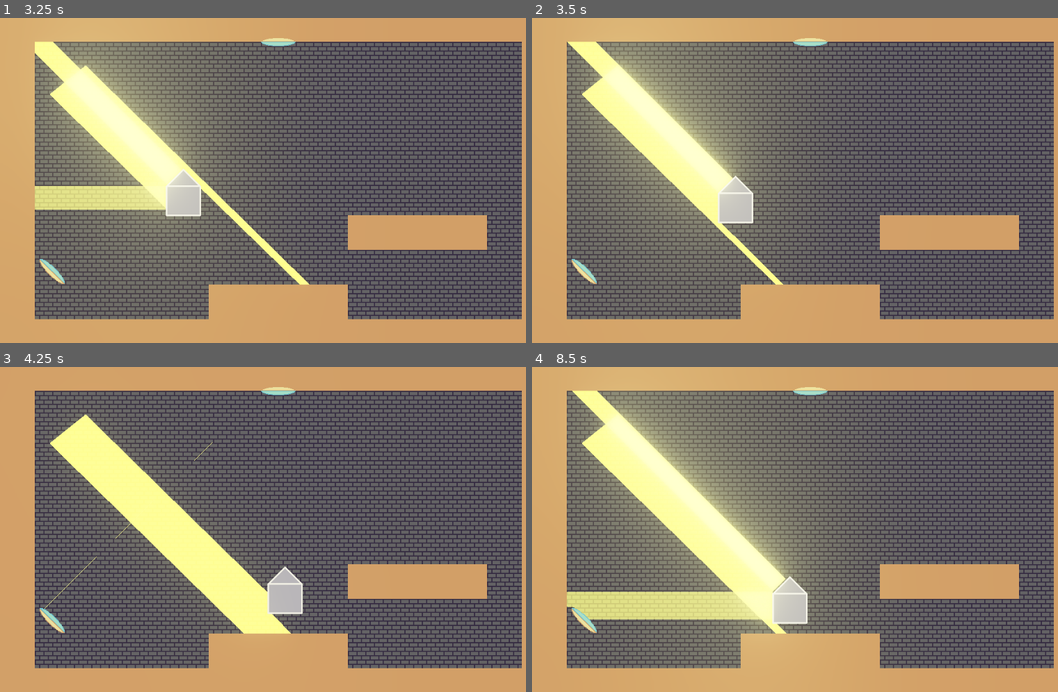
Above: before the commit, frames 1-4 (two rows, left to right).
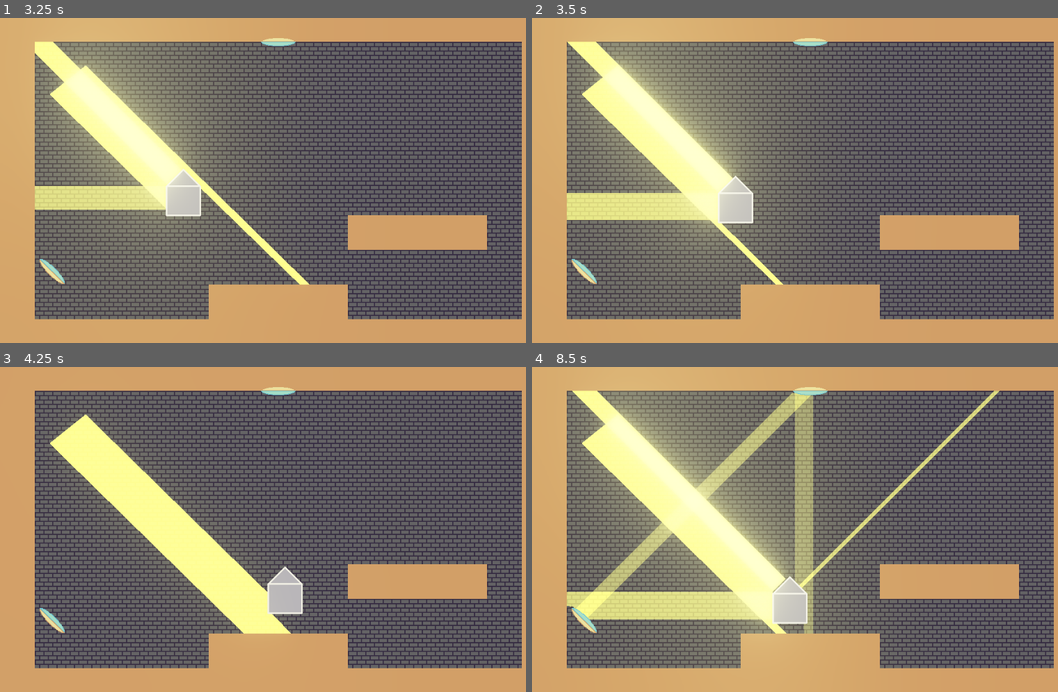
Above: after the commit, the same moments.

Repository: marc-jones/game-off-2022
Game: Godot game, scene res://nodes/PlayState.tscn
The game is run twice, just before and just after one commit, with the same random seed, the same clock (stepped at 60 frames per second) and the same inputs.
Inputs:
- Up to frame 1 (3.25 s): tap Enter at 0.5 s; hold Right (move_right) 0.53-2.03 s; tap Space (jump) at 0.77, 1.52, 3.02 s; hold Left (move_left) 2.03-2.78 s; hold Right (move_right) from 2.78 s (still down)
- Up to frame 2 (3.5 s): keep holding Right (move_right)
- Up to frame 3 (4.25 s): keep holding Right (move_right); tap Space (jump) at 3.77 s
- Up to frame 4 (8.5 s): release Right (move_right) at 4.28 s; hold Left (move_left) 4.28-5.03 s; tap Space (jump) at 4.52, 6.02, 6.77, 7.52 s; hold Right (move_right) 5.03-5.78 s; hold Left (move_left) 5.78-7.28 s; hold Right (move_right) from 7.28 s (still down)

Frame 1 is identical in both runs. In frame 2, 2.4% of the frame differs, in the area x 6-36%, y 53-66%; in frame 3, less than 0.1%; in frame 4, 5.1%, in the area x 6-89%, y 7-83%.

Commit message:
Slightly more robust ray calculation

Diff:
--- a/nodes/Mirror.tscn
+++ b/nodes/Mirror.tscn
@@ -7,10 +7,9 @@
 extents = Vector2( 4, 28 )
 
 [sub_resource type="RectangleShape2D" id=5]
-extents = Vector2( 4, 4 )
+extents = Vector2( 4, 2 )
 
 [node name="Mirror" type="Node2D"]
-position = Vector2( 960, 76 )
 
 [node name="Sprite" type="Sprite" parent="."]
 texture = ExtResource( 1 )
@@ -28,7 +27,7 @@
 collision_mask = 2
 
 [node name="CollisionShape2D" type="CollisionShape2D" parent="Top"]
-position = Vector2( 0, -28 )
+position = Vector2( 0, -32 )
 shape = SubResource( 5 )
 
 [node name="Bottom" type="StaticBody2D" parent="."]
@@ -36,5 +35,5 @@
 collision_mask = 2
 
 [node name="CollisionShape2D" type="CollisionShape2D" parent="Bottom"]
-position = Vector2( 0, 28 )
+position = Vector2( 0, 32 )
 shape = SubResource( 5 )
--- a/scripts/LightManager.gd
+++ b/scripts/LightManager.gd
@@ -66,7 +66,17 @@
 			# Complete polygon
 			cast_tos.invert()
 			positions.append_array(cast_tos)
-			draw_polygon(positions, [Color(1, 1, 0.6, alpha)])
+			var simplified_polygons = Geometry.merge_polygons_2d(positions, PoolVector2Array([]))
+			var draw_polygon_var = null
+			var current_max_verticies = 0
+			for polygon in simplified_polygons:
+				if len(polygon) > current_max_verticies:
+					draw_polygon_var = polygon
+					current_max_verticies = len(polygon)
+			if draw_polygon_var == null or Geometry.triangulate_polygon(draw_polygon_var).empty():
+				print("failed")
+			else:
+				draw_polygon(draw_polygon_var, [Color(1, 1, 0.6, alpha)])
 
 func calculate_alpha(distance, ray_count):
 	return(
